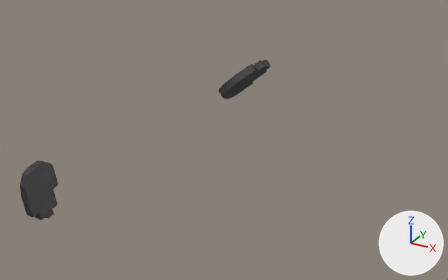
The FBX model Assets/Models/handsAnimated.fbx: old version first, new version second.
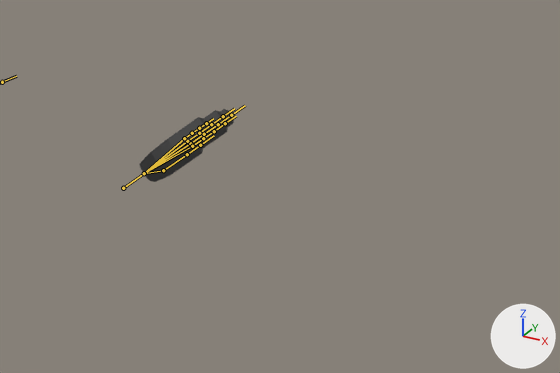
Each version is shown whole from a 50 mm camera at (26.1, -34.5, 11.7) aimed at (7.5, -0.7, -5.2), then close up on the part from 32% to 100% of the width and 0% to 73% of the height. Lighting does not change. The marker at lower right points along +X, +Y and +Z. Both versions are drawn at frame 9 of the action 'Armature|WallRunRight'; the numbers are the values there. The bones that bend it are drawn over the model as lines in the close-ups.

The first close-up shows 'handsmodel'.
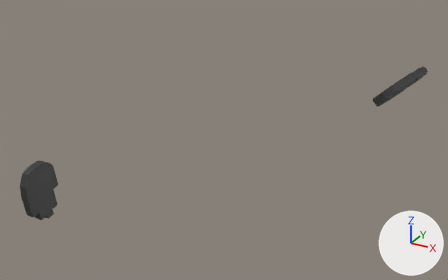
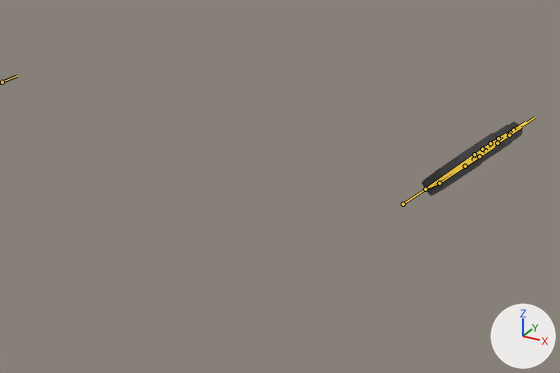
Changed parts and their boxes [x1, y1, x2, y2] in the close-ups (560 x 373 px):
```json
{"object": "handsmodel", "change": "posed", "before": [140, 109, 234, 182], "after": [422, 122, 523, 196]}
{"bone": "lefthand", "before": "(123, 188) to (144, 173)", "after": "(403, 204) to (425, 189)"}
```

Scene script edits in JSON lines:
```json
{"block": "bone_lefthand", "where": "bone_lefthand = bpy.data.objects['Armature'].pose.bones['lefthand']"}
{"op": "set", "path": "bone_lefthand.location", "old": "(0.65, -1.2, 3.86)", "new": "(10.98, -1.2, 0.2)"}
{"op": "set", "path": "bone_lefthand.rotation_quaternion", "old": "(-0.005, 0.379, 0.885, -0.269)", "new": "(-0.008, 0.388, 0.892, -0.231)", "note": "degrees (29, 169, -43) -> degrees (25, 170, -45)"}
```
